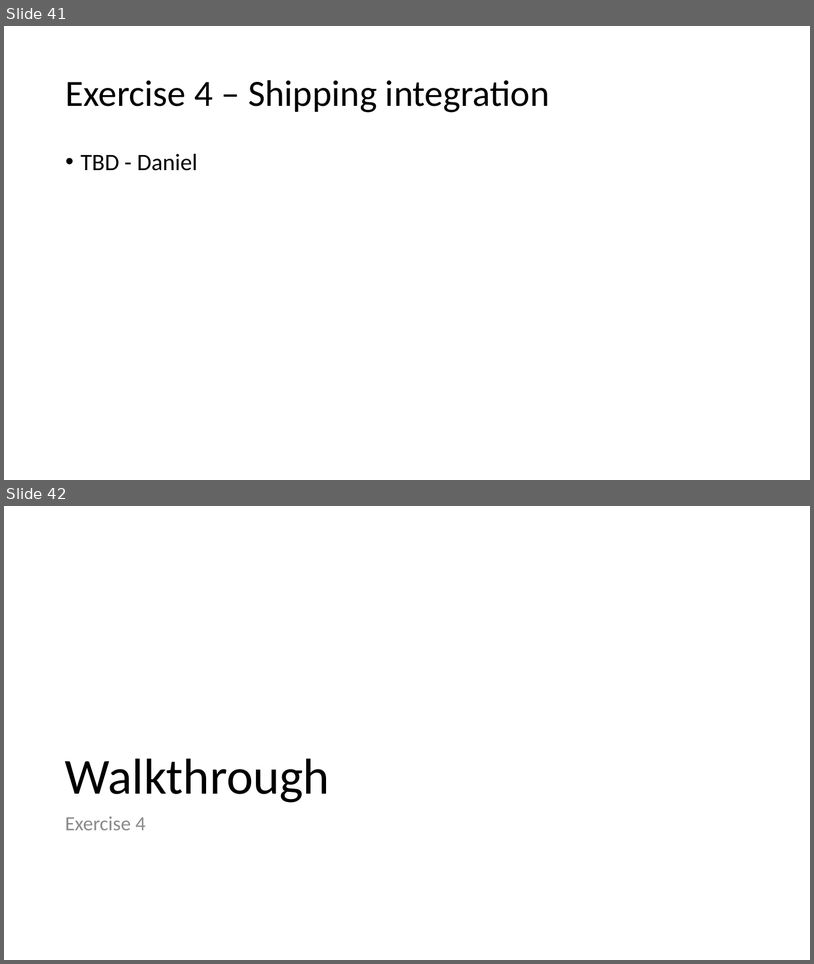
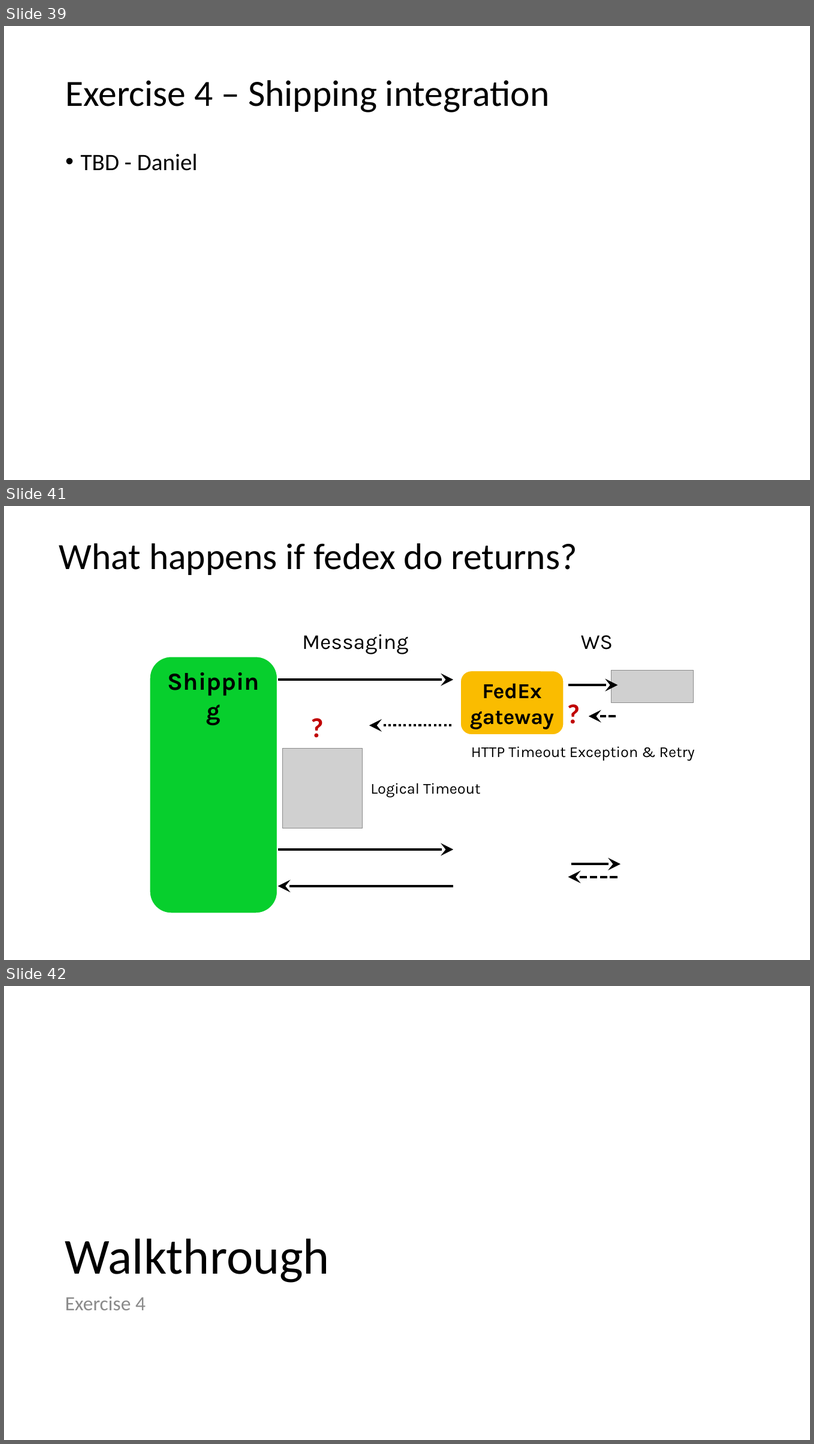
Before and after one commit to Particular/SagaMasterClass, a slide deck: SagaMasterClass.pptx. Shown one above the other, each under a label of ours: slides 41 and 42 before the commit, slides 39, 41 and 42 after it; the slides between them are not shown. The pictures are 814x964 and 814x1444 pixels, drawn with LibreOffice and Linux fonts; fonts in the diff are those of the drawing; grey boxes stand for pictures. Boxes give left, top, right and bottom in pixels: in the first picture for what was removed or moved away, otherwise in the second. Text is boxed around its words. In the diff, an @@ line names an element or a change of style, - is before the commit and + after.

```diff
--- a/SagaMasterClass.pptx
+++ b/SagaMasterClass.pptx
@@ slide 41 added at [4,506,810,960], background #FFFFFF @@
@@ text added at [59,543,578,575], 44 pt, text #000000 @@
+What happens if fedex do returns?
@@ text added at [302,634,408,654], 25.4 pt, text #000000 @@
+Messaging
@@ text added at [581,635,613,649], 25.4 pt, text #000000 @@
+WS
@@ rounded rectangle added at [150,657,278,913], fill #07CF2D, outline #FFFFFF 0.75 pt, 29 pt, text #000000, bold @@
+Shipping
@@ arrow added from (278, 679) to (453, 679), #000000 3 pt @@
@@ rounded rectangle added at [461,671,564,735], fill #FBBC00, outline #FFFFFF 0.75 pt, 25.4 pt, text #000000, bold @@
+FedEx gateway
@@ arrow added from (569, 685) to (618, 685), #000000 3 pt @@
@@ picture added at [612,670,694,703] @@
@@ text added at [562,694,587,733], 32.7 pt, text #C00000, bold @@
+?
@@ text added at [305,707,329,746], 32.7 pt, text #C00000, bold @@
+?
@@ arrow added from (616, 716) to (589, 716), #000000 3 pt dashed @@
@@ arrow added from (452, 725) to (369, 725), #000000 3 pt dashed @@
@@ picture added at [283,748,363,828] @@
@@ text added at [471,746,695,760], 18.1 pt, text #000000 @@
+HTTP Timeout Exception & Retry
@@ text added at [371,783,481,797], 18.1 pt, text #000000 @@
+Logical Timeout
@@ arrow added from (278, 849) to (453, 849), #000000 3 pt @@
@@ arrow added from (572, 864) to (621, 864), #000000 3 pt @@
@@ arrow added from (618, 877) to (569, 877), #000000 3 pt dashed @@
@@ arrow added from (453, 886) to (278, 886), #000000 3 pt @@
@@ what was slide 41 is now slide 39 @@
```
Also in this commit, not shown: 13 slides changed, 4 other slides added.
